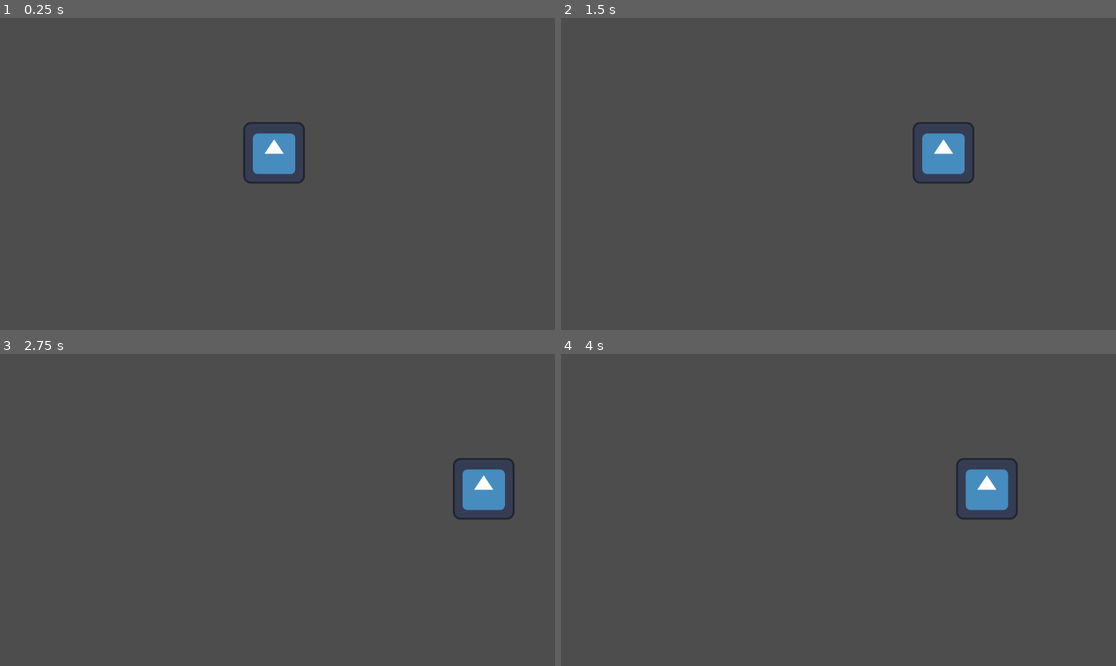
Above: before the commit, frames 1-4 (two rows, left to right).
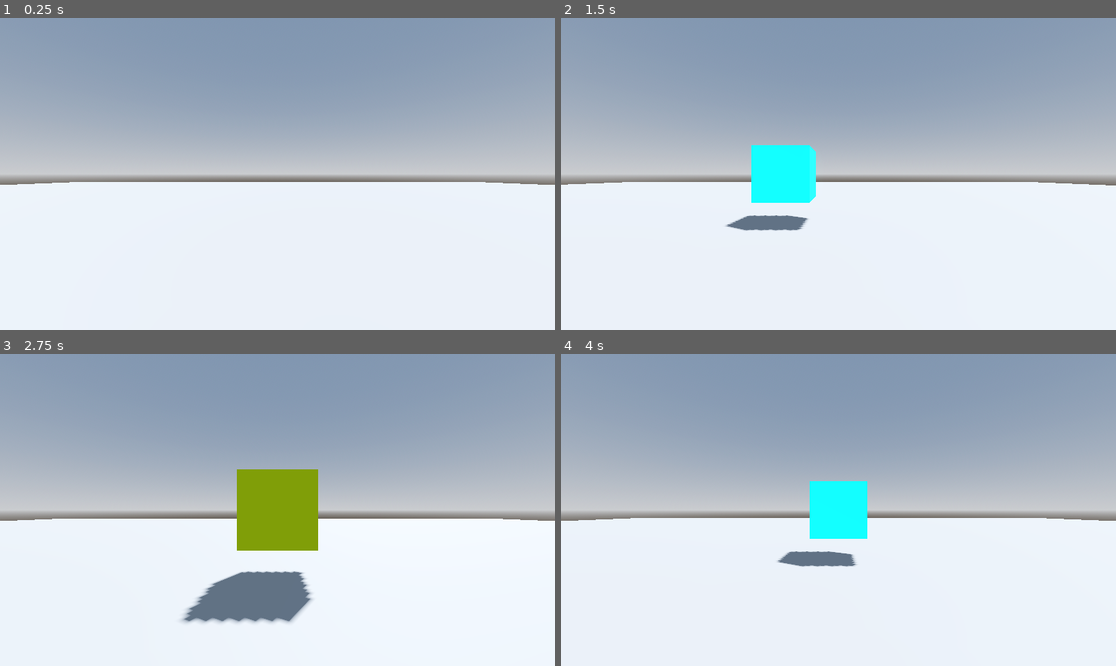
Above: after the commit, the same moments.

Repository: FlairTheMan/Godot-Dungeon-Crawler
Game: Godot game, scene res://scenes/dungeon_test.tscn
Same seed, same stepped clock (60 frames per second), same inputs: the game is played once before the commit and once after it. Before the commit the project starts from res://scenes/test_branch.tscn. The engine's default icon, where the game draws it, is replaced by a stand-in: a white triangle on a blue panel in a dark square.
Inputs:
- Up to frame 1 (0.25 s): no input
- Up to frame 2 (1.5 s): tap Enter (ui_accept) at 0.5, 0.77 s; hold Right (ui_right) 0.53-1.28 s; hold Down (ui_down) from 1.28 s (still down)
- Up to frame 3 (2.75 s): tap Enter (ui_accept) at 1.52, 2 s; release Down (ui_down) at 2.03 s; hold Right (ui_right) from 2.03 s (still down)
- Up to frame 4 (4 s): release Right (ui_right) at 2.78 s; hold Up (ui_up) 2.78-3.53 s; tap Enter (ui_accept) at 3.02, 3.5, 3.77 s; hold Left (ui_left) from 3.53 s (still down)

The runs differ from the first frame. In frame 1, 100% of the frame differs, in the area x 0-100%, y 0-100%; in frame 2, 100%; in frame 3, 100%; in frame 4, 100%.

Commit message:
GitGodot and test player controller

Diff:
--- /dev/null
+++ b/Scripts/player_dungeoneer_controller.gd
@@ -0,0 +1,16 @@
+extends CharacterBody3D
+
+
+func _process(delta: float) -> void:
+	if Input.is_action_just_pressed("ui_up"):
+		global_position.z += 1
+
+	elif Input.is_action_just_pressed("ui_down"):
+		global_position.z -= 1
+
+	if Input.is_action_just_pressed("ui_left"):
+		self.global_rotation.y += deg_to_rad(90)
+	if Input.is_action_just_pressed("ui_right"):
+		self.global_rotation.y -= deg_to_rad(90)
+
+	move_and_slide()
--- a/project.godot
+++ b/project.godot
@@ -11,6 +11,14 @@
 [application]
 
 config/name="Dungeon Crawler Git Test"
-run/main_scene="res://scenes/test_branch.tscn"
+run/main_scene="uid://cf07oovbfpfut"
 config/features=PackedStringArray("4.4", "Forward Plus")
 config/icon="res://icon.svg"
+
+[input]
+
+left={
+"deadzone": 0.0,
+"events": [Object(InputEventKey,"resource_local_to_scene":false,"resource_name":"","device":-1,"window_id":0,"alt_pressed":false,"shift_pressed":false,"ctrl_pressed":false,"meta_pressed":false,"pressed":false,"keycode":0,"physical_keycode":4194319,"key_label":0,"unicode":0,"location":0,"echo":false,"script":null)
+]
+}
--- a/scenes/dungeon_test.tscn
+++ b/scenes/dungeon_test.tscn
@@ -1,9 +1,64 @@
-[gd_scene load_steps=2 format=3 uid="uid://cf07oovbfpfut"]
+[gd_scene load_steps=12 format=3 uid="uid://cf07oovbfpfut"]
+
+[ext_resource type="PackedScene" uid="uid://cf8rok1bqhlnc" path="res://scenes/player_dungeoneer_controller.tscn" id="1_dec8u"]
+
+[sub_resource type="ProceduralSkyMaterial" id="ProceduralSkyMaterial_dec8u"]
+sky_horizon_color = Color(0.662243, 0.671743, 0.686743, 1)
+ground_horizon_color = Color(0.662243, 0.671743, 0.686743, 1)
+
+[sub_resource type="Sky" id="Sky_wgowx"]
+sky_material = SubResource("ProceduralSkyMaterial_dec8u")
+
+[sub_resource type="Environment" id="Environment_bxlfd"]
+background_mode = 2
+sky = SubResource("Sky_wgowx")
+tonemap_mode = 2
+glow_enabled = true
 
 [sub_resource type="PlaneMesh" id="PlaneMesh_usg1y"]
 size = Vector2(50, 50)
 
+[sub_resource type="StandardMaterial3D" id="StandardMaterial3D_dec8u"]
+albedo_color = Color(0.862745, 0, 0, 1)
+
+[sub_resource type="BoxMesh" id="BoxMesh_wgowx"]
+material = SubResource("StandardMaterial3D_dec8u")
+
+[sub_resource type="StandardMaterial3D" id="StandardMaterial3D_bxlfd"]
+albedo_color = Color(0.86908, 0.997952, 2.31028e-06, 1)
+
+[sub_resource type="BoxMesh" id="BoxMesh_wu2nr"]
+material = SubResource("StandardMaterial3D_bxlfd")
+
+[sub_resource type="StandardMaterial3D" id="StandardMaterial3D_iviw2"]
+albedo_color = Color(0, 0.996078, 1, 1)
+
+[sub_resource type="BoxMesh" id="BoxMesh_55dm5"]
+material = SubResource("StandardMaterial3D_iviw2")
+
 [node name="DungeonTest" type="Node3D"]
+
+[node name="WorldEnvironment" type="WorldEnvironment" parent="."]
+environment = SubResource("Environment_bxlfd")
+
+[node name="DirectionalLight3D" type="DirectionalLight3D" parent="."]
+transform = Transform3D(-0.866023, -0.433016, 0.250001, 0, 0.499998, 0.866027, -0.500003, 0.749999, -0.43301, 0, 0, 0)
+shadow_enabled = true
 
 [node name="MeshInstance3D" type="MeshInstance3D" parent="."]
 mesh = SubResource("PlaneMesh_usg1y")
+
+[node name="Player Dungeoneer Controller" parent="." instance=ExtResource("1_dec8u")]
+transform = Transform3D(1, 0, 0, 0, 1, 0, 0, 0, 1, 0, 1, 0)
+
+[node name="MeshInstance3D2" type="MeshInstance3D" parent="."]
+transform = Transform3D(1, 0, 0, 0, 1, 0, 0, 0, 1, 4, 1, 0)
+mesh = SubResource("BoxMesh_wgowx")
+
+[node name="MeshInstance3D3" type="MeshInstance3D" parent="."]
+transform = Transform3D(1, 0, 0, 0, 1, 0, 0, 0, 1, 0, 1, -4)
+mesh = SubResource("BoxMesh_wu2nr")
+
+[node name="MeshInstance3D4" type="MeshInstance3D" parent="."]
+transform = Transform3D(1, 0, 0, 0, 1, 0, 0, 0, 1, -4, 1, 0)
+mesh = SubResource("BoxMesh_55dm5")
--- /dev/null
+++ b/scenes/player_dungeoneer_controller.tscn
@@ -0,0 +1,21 @@
+[gd_scene load_steps=4 format=3 uid="uid://cf8rok1bqhlnc"]
+
+[ext_resource type="Script" uid="uid://cw8g7d0uuokos" path="res://Scripts/player_dungeoneer_controller.gd" id="1_laqkh"]
+
+[sub_resource type="SphereShape3D" id="SphereShape3D_y0yd0"]
+
+[sub_resource type="BoxMesh" id="BoxMesh_laqkh"]
+size = Vector3(0.43, 0.3, 0.845)
+
+[node name="Player Dungeoneer Controller" type="CharacterBody3D"]
+script = ExtResource("1_laqkh")
+
+[node name="Camera3D" type="Camera3D" parent="."]
+transform = Transform3D(-1, 0, 8.74228e-08, 0, 1, 0, -8.74228e-08, 0, -1, 0, 0, 0)
+
+[node name="CollisionShape3D" type="CollisionShape3D" parent="."]
+shape = SubResource("SphereShape3D_y0yd0")
+
+[node name="MeshInstance3D" type="MeshInstance3D" parent="."]
+transform = Transform3D(1, 0, 0, 0, 1, 0, 0, 0, 1, 0, 0, -0.523408)
+mesh = SubResource("BoxMesh_laqkh")
Not shown, added: Scripts/player_dungeoneer_controller.gd.uid
Not shown, added: addons/godot-git-plugin/git_plugin.gdextension.uid
Not shown, added: addons/godot-git-plugin/plugin.cfg
Not shown, added: addons/godot-git-plugin/LICENSE
Not shown, added: addons/godot-git-plugin/THIRDPARTY.md
Not shown, added: addons/godot-git-plugin/git_plugin.gdextension
Not shown, added: addons/godot-git-plugin/linux/libgit_plugin.linux.editor.x86_64.so
Not shown, added: addons/godot-git-plugin/macos/libgit_plugin.macos.editor.universal.dylib
Not shown, added: addons/godot-git-plugin/win64/libgit_plugin.windows.editor.x86_64.dll
Not shown, added: addons/godot-git-plugin/win64/libgit_plugin.windows.editor.x86_64.exp
Not shown, added: addons/godot-git-plugin/win64/libgit_plugin.windows.editor.x86_64.lib
Not shown, added: addons/godot-git-plugin/win64/~libgit_plugin.windows.editor.x86_64.dll
